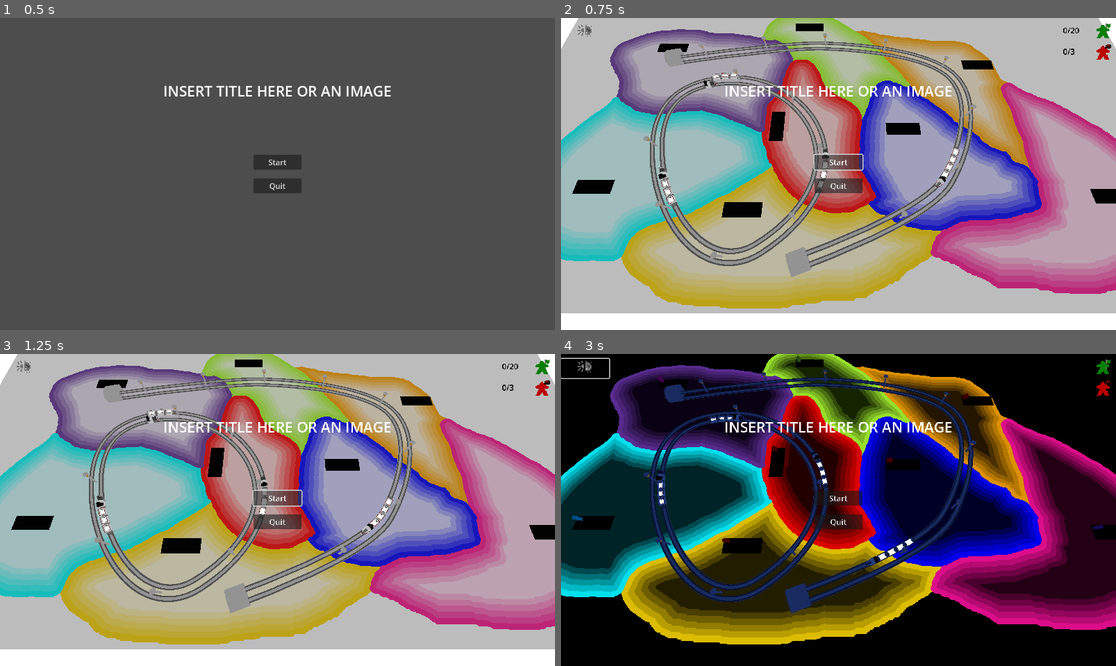
Above: before the commit, frames 1-4 (two rows, left to right).
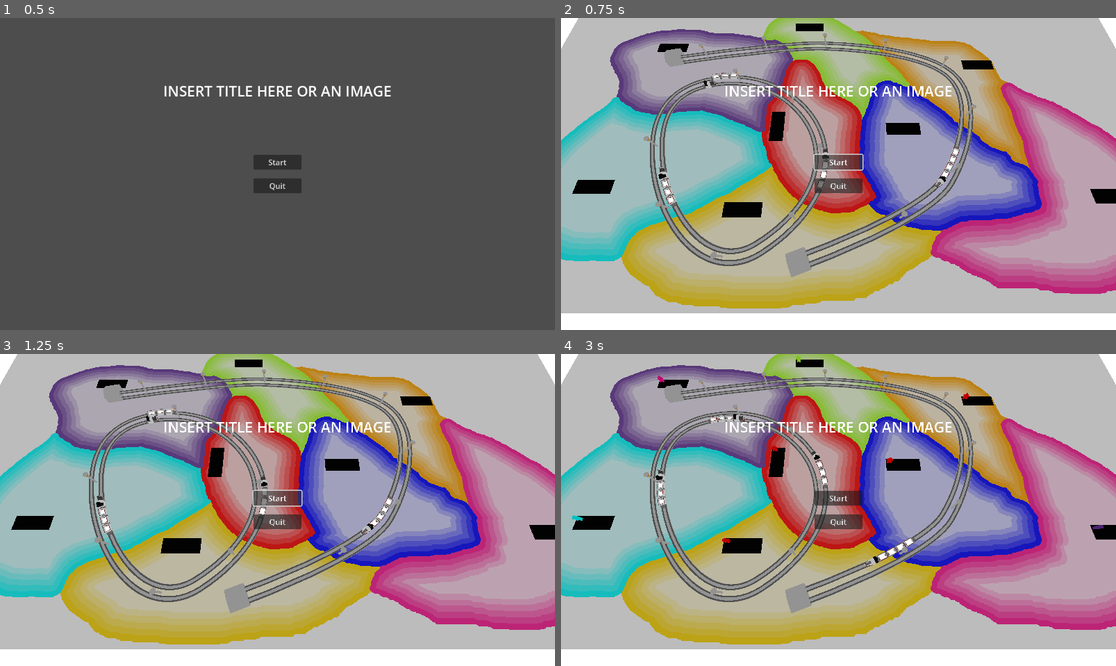
Above: after the commit, the same moments.

Repository: squirrelsoftcompany/LD54
Game: Godot game, scene res://_scenes/menu.tscn
Two runs of this game, one before a commit and one after it. Both use one fixed random seed, a clock stepped at 60 frames per second and the inputs below.
Inputs (mouse positions are in pixels of both pictures, inside the frame that each line leads up to):
- Up to frame 1 (0.5 s): no input
- Up to frame 2 (0.75 s): click "Start" at 0.5 s
- Up to frame 3 (1.25 s): no input
- Up to frame 4 (3 s): click "Start" at 1.25 s; click "Start" at 2 s; click (583, 369) at 2.77 s

Frame 1 is identical in both runs. In frame 2, 0.2% of the frame differs, in the area x 3-100%, y 1-14%; in frame 3, 0.2%; in frame 4, 97%, in the area x 0-100%, y 0-100%.
Error after the commit: Parse Error: Expected function name after "func". (res://scripts/LevelSummary.gd:14)

Commit message:
Manage gameover and level complete UI behaviour

Diff:
--- a/_scenes/ui/InGameUI.tscn
+++ b/_scenes/ui/InGameUI.tscn
@@ -8,6 +8,7 @@
 [ext_resource type="Texture2D" uid="uid://dvqxlryjq8y1g" path="res://models/ui_icons.png" id="3_fq77u"]
 [ext_resource type="AudioStream" uid="uid://be2wftvlet4op" path="res://resources/SoundEffects/click.mp3" id="4_6uoe2"]
 
+[node name="InGameUI" type="Control" node_paths=PackedStringArray("arrivedMeepleScore", "goneMeepleScore", "summaryTitle", "summaryButton", "levelSummary", "bip_sound")]
 [sub_resource type="AtlasTexture" id="AtlasTexture_f00s4"]
 atlas = ExtResource("3_fq77u")
 region = Rect2(0, 0, 32, 32)
@@ -52,6 +53,10 @@
 script = ExtResource("1_u7f4a")
 arrivedMeepleScore = NodePath("MarginContainer/VBoxContainer/ArrivedMeepleScore/Label")
 goneMeepleScore = NodePath("MarginContainer/VBoxContainer/GoneMeepleScore/Label")
+summaryTitle = NodePath("LevelSummary/MarginContainer2/VBoxContainer/Label")
+summaryButton = NodePath("LevelSummary/MarginContainer2/VBoxContainer/VBoxContainer/Continue")
+levelSummary = NodePath("LevelSummary")
+bip_sound = NodePath("Bip")
 
 [node name="GeneralControls" parent="." instance=ExtResource("2_kmyoa")]
 layout_mode = 0
@@ -314,4 +319,5 @@
 [connection signal="pressed" from="TutoPanel/MarginContainer2/VBoxContainer/HBoxContainer/Previous" to="TutoPanel" method="_on_previous_pressed"]
 [connection signal="pressed" from="TutoPanel/MarginContainer2/VBoxContainer/HBoxContainer/Next" to="TutoPanel" method="_on_next_pressed"]
 [connection signal="pressed" from="TutoPanel/MarginContainer2/ExitTuto" to="TutoPanel" method="_on_exit_tuto_pressed"]
+[connection signal="pressed" from="LevelSummary/MarginContainer2/VBoxContainer/VBoxContainer/Continue" to="." method="_on_continue_pressed"]
 [connection signal="pressed" from="LevelSummary/MarginContainer2/VBoxContainer/VBoxContainer/Continue" to="LevelSummary" method="_on_continue_pressed"]
--- a/scripts/Global.gd
+++ b/scripts/Global.gd
@@ -1,6 +1,8 @@
 extends Node
 
 signal update_ui
+signal level_complet
+signal game_over
 
 var _current_scene = null
 var _current_scene_res = null
@@ -31,8 +33,12 @@
 	pass
 
 
-func game_over() -> void:
-	#Gameover behaviour
+func trigger_game_over() -> void:
+	emit_signal("game_over")
+	pass
+
+func trigger_level_complet() -> void:
+	emit_signal("level_complet")
 	pass
 
 
@@ -40,8 +46,10 @@
 	_goto_scene(_main_menu)
 	pass
 
+
 func goto_next_level():
 	goto_level(ProjectSettings.get_setting("specific/level/current") + 1)
+
 
 func goto_level(index):
 	var levels : Array = ProjectSettings.get_setting("specific/level/list")
@@ -74,6 +82,7 @@
 	# Reinit global data
 	reinit()
 
+
 func reinit():
 	pass
 	#ProjectSettings.set_setting("Specific/Level/InProgress", false)
--- a/scripts/InGameUI.gd
+++ b/scripts/InGameUI.gd
@@ -2,6 +2,10 @@
 
 @export var arrivedMeepleScore : Label
 @export var goneMeepleScore : Label
+@export var summaryTitle : Label
+@export var summaryButton : Button
+@export var levelSummary : Panel
+@export var bip_sound : AudioStreamPlayer
 
 var currentArrivedMeeple
 var currentArrivedMeepleMax
@@ -12,6 +16,8 @@
 # Called when the node enters the scene tree for the first time.
 func _ready() -> void:
 	_Global.connect("update_ui",_on_update_ui)
+	_Global.connect("level_complet",_on_level_complet)
+	_Global.connect("game_over",_on_game_over)
 	_Global.call_update_ui()
 	#_Global.connect("update_ui",Callable(self, "_on_update_ui"))
 	pass
@@ -28,3 +34,20 @@
 	currentGoneMeepleMax = ProjectSettings.get_setting("specific/level/meeple_gone_max")
 	arrivedMeepleScore.text = str(currentArrivedMeeple) + "/" + str(currentArrivedMeepleMax)
 	goneMeepleScore.text = str(currentGoneMeeple) + "/" + str(currentGoneMeepleMax)
+
+func _on_game_over() -> void:
+	summaryTitle.text = "GAME OVER"
+	summaryButton.text = "Retry"
+	levelSummary.visible = true
+	pass
+
+func _on_level_complet() -> void:
+	summaryTitle.text = "Well Played"
+	summaryButton.text = "Next"
+	levelSummary.visible = true
+	pass
+
+
+func _on_continue_pressed() -> void:
+	bip_sound.play()
+	levelSummary.visible = false
--- a/scripts/LevelSummary.gd
+++ b/scripts/LevelSummary.gd
@@ -11,7 +11,7 @@
 func _process(delta: float) -> void:
 	pass
 
+func
 
-
-func _on_continue_pressed() -> void:
-	bip_sound.play()
+#func _on_continue_pressed() -> void:
+#	bip_sound.play()
--- a/scripts/meeple.gd
+++ b/scripts/meeple.gd
@@ -47,7 +47,7 @@
 		var currentGoneMeeple = ProjectSettings.get_setting("specific/level/meeple_gone")
 		ProjectSettings.set_setting("specific/level/meeple_gone", currentGoneMeeple+1)
 		if (currentGoneMeeple+1 == ProjectSettings.get_setting("specific/level/meeple_gone_max")):
-			_Global.game_over()
+			_Global.trigger_game_over()
 
 func getCountry() -> Color:
 	return country
